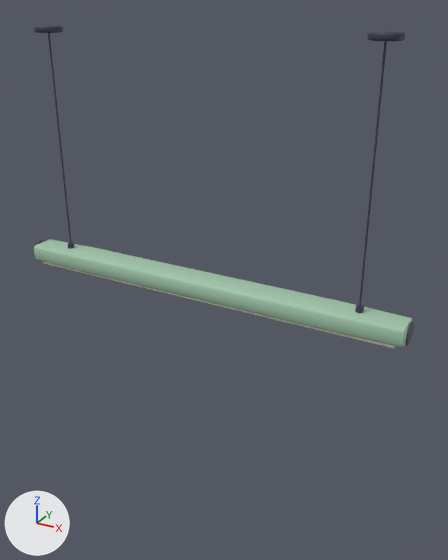
A saved change to the glTF model public/models/pendant_lamp_linear.glb.
Both versions are drawn from a camera (50 mm lens) standing at (0.989, -1.623, 0.054) and looking at (0.076, 0.038, -0.776). Arrows for +X, +Y and +Z are at lower left; the lights stay in place. The first picture is the older version. Vertices at exactly the same position are counted once.

Names of what the first picture shows: 'accent_shade', 'charcoal', 'emissive_bulb'.
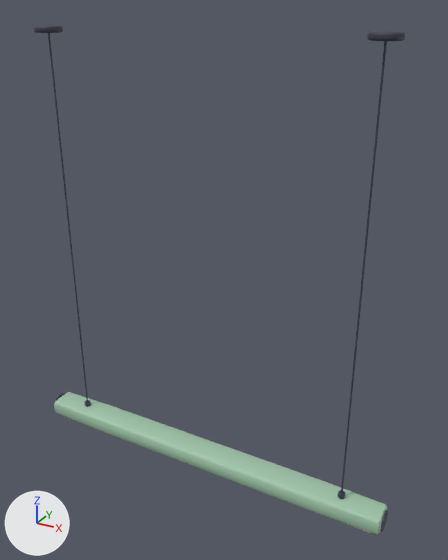
Boxes (x1, y1, x2, y2) around the edits, measured in the pictures (448 x 560 px):
```json
{"object": "accent_shade", "change": "moved", "before": [34, 239, 413, 347], "after": [54, 392, 387, 534]}
{"object": "emissive_bulb", "change": "moved", "before": [43, 261, 395, 348], "after": [64, 416, 371, 533]}
```

Edits to the scene script, one JSON object a line:
```json
{"block": "me_soft", "where": "# used by ob_accent_shade; location = (0.0, 0.0, 0.0)"}
{"op": "remove", "block": "me_soft", "code": "me_soft.from_pydata(...)  # 98 vertices, 192 faces; spans x -0.7..0.7, y -0.055..0.055, z -0.83..-0.76"}
{"op": "add", "block": "me_soft", "code": "me_soft.from_pydata(...)  # 98 vertices, 192 faces; spans x -0.7..0.7, y -0.055..0.055, z -1.53..-1.46"}
{"block": "me_soft", "change": "me_soft part 1: the whole mesh is moved by (0.0, 0.0, -0.7)"}
{"block": "me_box", "where": "# used by ob_emissive_bulb; location = (0.0, 0.0, 0.0)"}
{"op": "remove", "block": "me_box", "code": "me_box.from_pydata(...)  # 56 vertices, 108 faces; spans x -0.67..0.67, y -0.035..0.035, z -0.838..-0.826"}
{"op": "add", "block": "me_box", "code": "me_box.from_pydata(...)  # 56 vertices, 108 faces; spans x -0.67..0.67, y -0.035..0.035, z -1.538..-1.526"}
{"block": "me_box", "change": "me_box part 2: the whole mesh is moved by (0.0, 0.0, -0.7)"}
```
